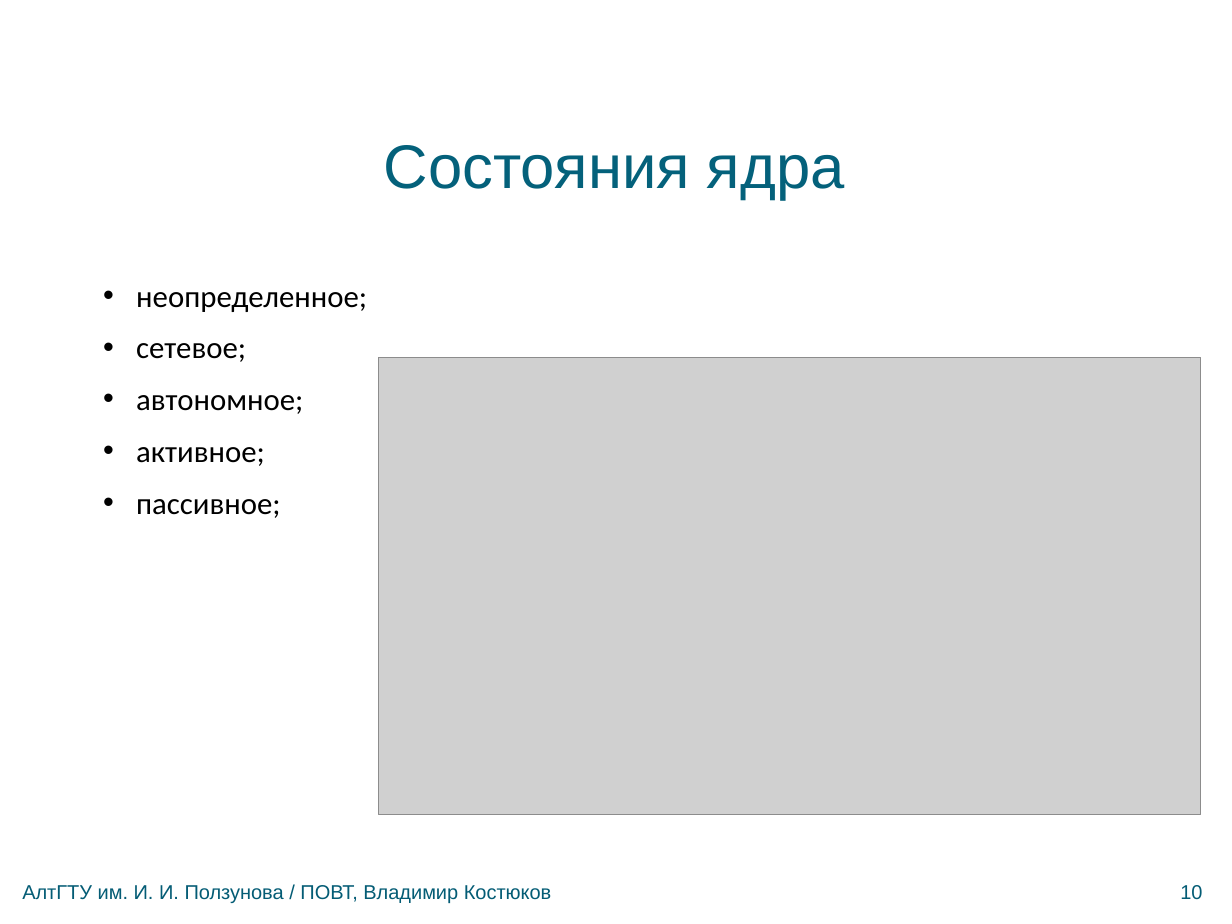
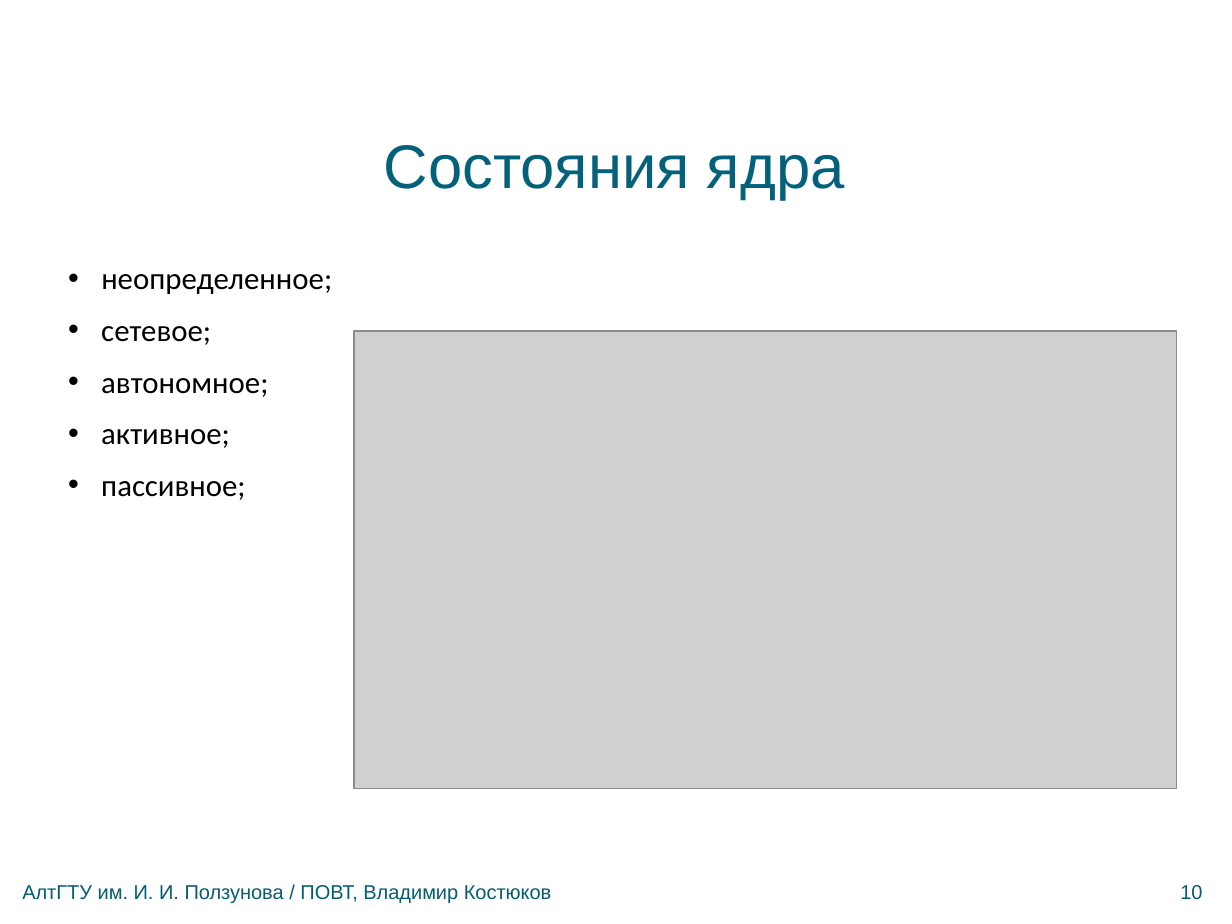
Before and after one commit to bluerain/snoopy, a slide deck: slide 10 of diploma/trunk/ppt/kostyukov.pptx. Drawn at 1232x924 pixels with LibreOffice and Linux fonts; fonts in the diff are those of the drawing; grey boxes stand for pictures; background and template pictures are left out. Boxes give left, top, right and bottom in pixels: in the first picture for what was removed or moved away, otherwise in the second. Text is boxed around its words. In the diff, an @@ line names an element or a change of style, - is before the commit and + after.

```diff
--- a/diploma/trunk/ppt/kostyukov.pptx
+++ b/diploma/trunk/ppt/kostyukov.pptx
@@ text "неопределенное;": place and size @@
-text "неопределенное;" at bbox=[136, 292, 367, 518]
+text "неопределенное;" at bbox=[101, 274, 332, 500]
@@ picture: place and size @@
-picture at bbox=[379, 357, 1202, 814]
+picture at bbox=[354, 332, 1177, 788]
```
Also in this commit, not shown: 9 other slides changed, 1 slide removed.
